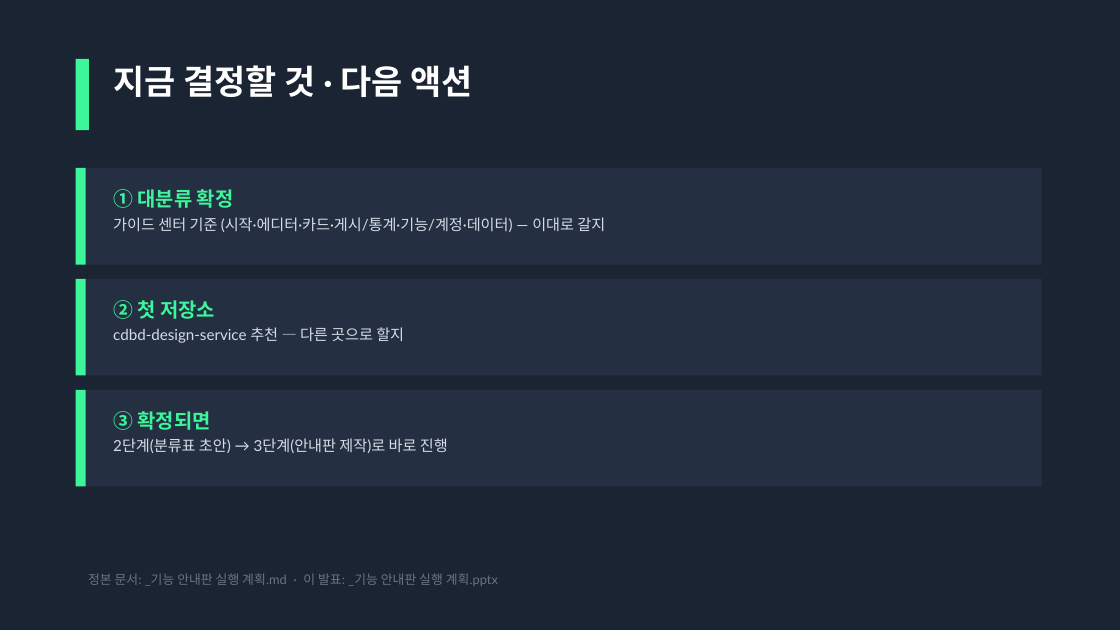
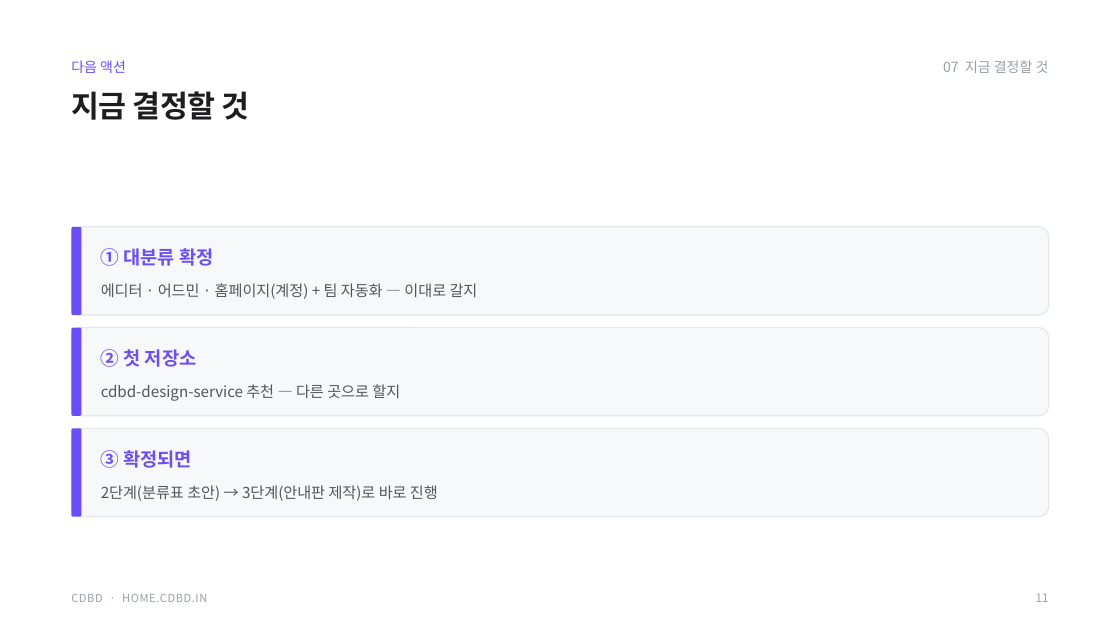
Before and after one commit to CdBd-in/design, a slide deck: slide 11 of _기능 안내판 실행 계획.pptx. Drawn at 1120x630 pixels with LibreOffice and Linux fonts; fonts in the diff are those of the drawing. Boxes give left, top, right and bottom in pixels: in the first picture for what was removed or moved away, otherwise in the second. Text is boxed around its words. In the diff, an @@ line names an element or a change of style, - is before the commit and + after.

```diff
--- a/_기능 안내판 실행 계획.pptx
+++ b/_기능 안내판 실행 계획.pptx
@@ rectangle removed at (0,0,1120,630) @@
@@ rectangle removed at (76,59,89,130) @@
@@ text added at (71,60,126,73), 12 pt, text #6C4CFF @@
+다음 액션
@@ text added at (943,60,1049,73), 12 pt, text #9AA0A6 @@
+07 지금 결정할 것
@@ text at (71,91,250,120): text changed; size 29 to 26 pt; font Lato to Noto Sans CJK KR; text colour #FFFFFF to #1D1D1F @@
-지금 결정할 것 · 다음 액션
+지금 결정할 것
@@ rectangle removed at (76,168,1042,265) @@
@@ rectangle removed at (76,168,86,265) @@
@@ rounded rectangle added at (71,227,1049,315), fill #F7F8FA, outline #E5E7EB 1 pt @@
@@ rounded rectangle added at (71,227,82,315), fill #6C4CFF @@
@@ text added at (101,248,213,266), 16 pt, text #6C4CFF, bold @@
+① 대분류 확정
@@ rectangle removed at (76,279,1042,376) @@
@@ rectangle removed at (76,279,86,376) @@
@@ text at (101,283,478,299): text changed; font Lato to Noto Sans CJK KR; text colour #D5DCE5 to #55555A @@
-① 대분류 확정
-가이드 센터 기준 (시작·에디터·카드·게시/통계·기능/계정·데이터) — 이대로 갈지
+에디터 · 어드민 · 홈페이지(계정) + 팀 자동화 — 이대로 갈지
@@ text "에디터 · 어드민 · 홈페이지(계정) ..." at (101,283,478,299): vertical alignment top to middle @@
@@ rounded rectangle: place and size @@
-rounded rectangle at (76,390,1042,486)
+rounded rectangle at (71,328,1049,416)
@@ rounded rectangle at (71,328,1049,416): rectangle to rounded rectangle; fill #243042 to #F7F8FA; outline none to #E5E7EB 1 pt @@
@@ rounded rectangle: place and size @@
-rounded rectangle at (76,390,86,486)
+rounded rectangle at (71,328,82,416)
@@ rounded rectangle at (71,328,82,416): rectangle to rounded rectangle; fill #3DF69B to #6C4CFF @@
@@ text at (113,300,215,319): paragraph removed @@
-② 첫 저장소
@@ text added at (101,349,196,367), 16 pt, text #6C4CFF, bold @@
+② 첫 저장소
@@ text "cdbd-design-service 추천 — 다른 곳으로 ..." at (101,384,400,401): font Lato to Noto Sans CJK KR, text colour #D5DCE5 to #55555A; line spacing 1.05 to 1; less space between paragraphs; vertical alignment top to middle @@
@@ text "cdbd-design-service 추천 — 다른 곳으로 ...": place and size @@
-text "cdbd-design-service 추천 — 다른 곳으로 ..." at (113,300,404,343)
+text "cdbd-design-service 추천 — 다른 곳으로 ..." at (101,384,400,401)
@@ text at (113,411,211,430): paragraph removed @@
-③ 확정되면
@@ rounded rectangle added at (71,429,1049,517), fill #F7F8FA, outline #E5E7EB 1 pt @@
@@ rounded rectangle added at (71,429,82,517), fill #6C4CFF @@
@@ text "2단계(분류표 초안) → 3단계(안내판 제작)로 ...": place and size @@
-text "2단계(분류표 초안) → 3단계(안내판 제작)로 ..." at (113,411,448,453)
+text "2단계(분류표 초안) → 3단계(안내판 제작)로 ..." at (101,485,438,501)
@@ text "2단계(분류표 초안) → 3단계(안내판 제작)로 ..." at (101,485,438,501): font Lato to Noto Sans CJK KR, text colour #D5DCE5 to #55555A; line spacing 1.05 to 1; less space between paragraphs; vertical alignment top to middle @@
@@ text added at (101,450,193,468), 16 pt, text #6C4CFF, bold @@
+③ 확정되면
@@ text added at (71,594,207,602), 9.5 pt, text #9AA0A6 @@
+CDBD · HOME.CDBD.IN
@@ text removed at (88,573,498,586) @@
-정본 문서: _기능 안내판 실행 계획.md · 이 발표: _기능 안내판 실행 계획.pptx
@@ text added at (1036,593,1049,602), 10 pt, text #9AA0A6 @@
+11
```
Also in this commit, not shown: 6 other slides changed, 4 slides added, 4 slides removed, 2 other files.
